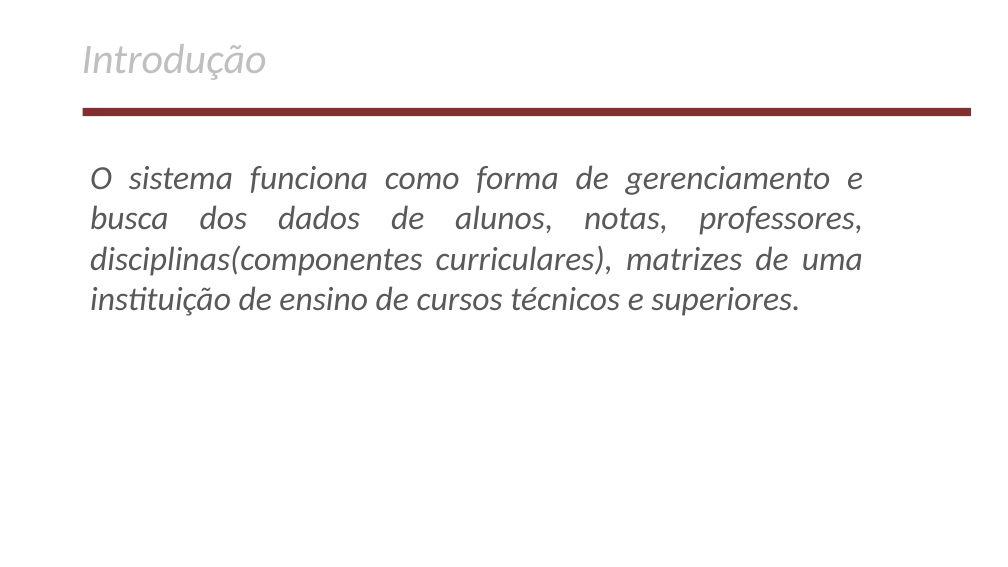
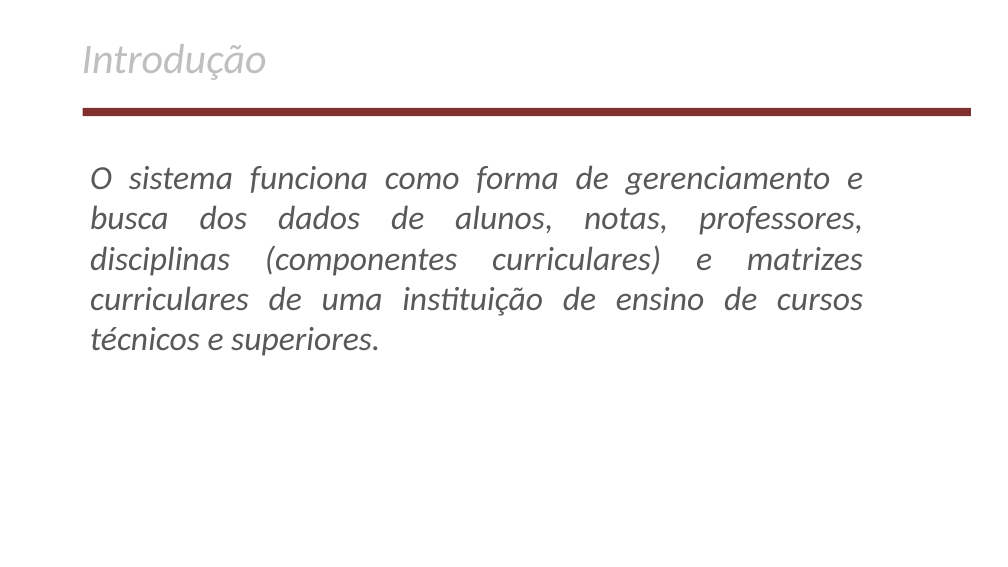
Before and after one commit to AlexsandroMatias2017/MeuBancoDeDados, a slide deck: slide 3 of apresentacao/apresentacaoDoProjeto.odp. Drawn at 1008x567 pixels with LibreOffice and Linux fonts; fonts in the diff are those of the drawing; background and template pictures are left out. Boxes give left, top, right and bottom in pixels: in the first picture for what was removed or moved away, otherwise in the second. Text is boxed around its words. In the diff, an @@ line names an element or a change of style, - is before the commit and + after.

```diff
--- a/apresentacao/apresentacaoDoProjeto.odp
+++ b/apresentacao/apresentacaoDoProjeto.odp
@@ text at (x1=90, y1=165, x2=863, y2=356): text changed @@
-O sistema funciona como forma de gerenciamento e busca dos dados de alunos, notas, professores, disciplinas(componentes curriculares), matrizes de uma instituição de ensino de cursos técnicos e superiores.
+O sistema funciona como forma de gerenciamento e busca dos dados de alunos, notas, professores, disciplinas (componentes curriculares) e matrizes curriculares de uma instituição de ensino de cursos técnicos e superiores.
```
Also in this commit, not shown: 5 other slides changed, 12 slides added, 2 other files.
